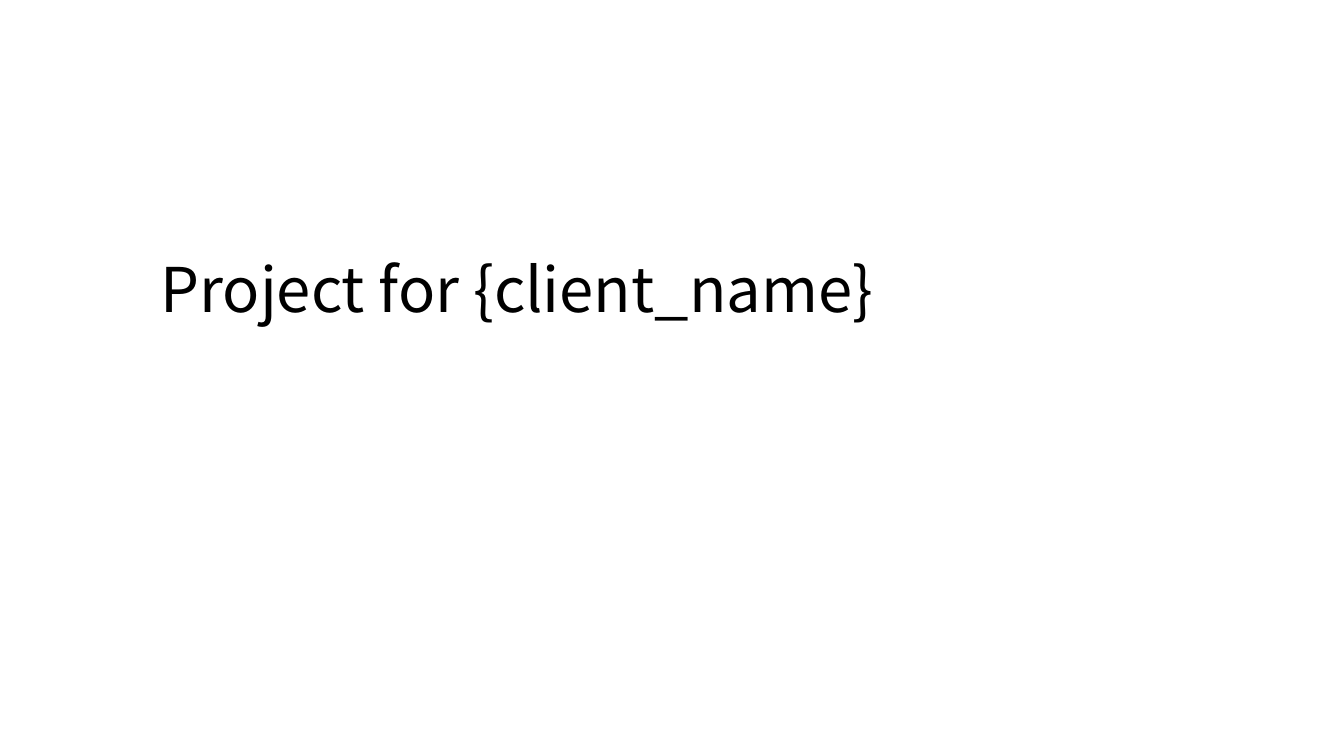
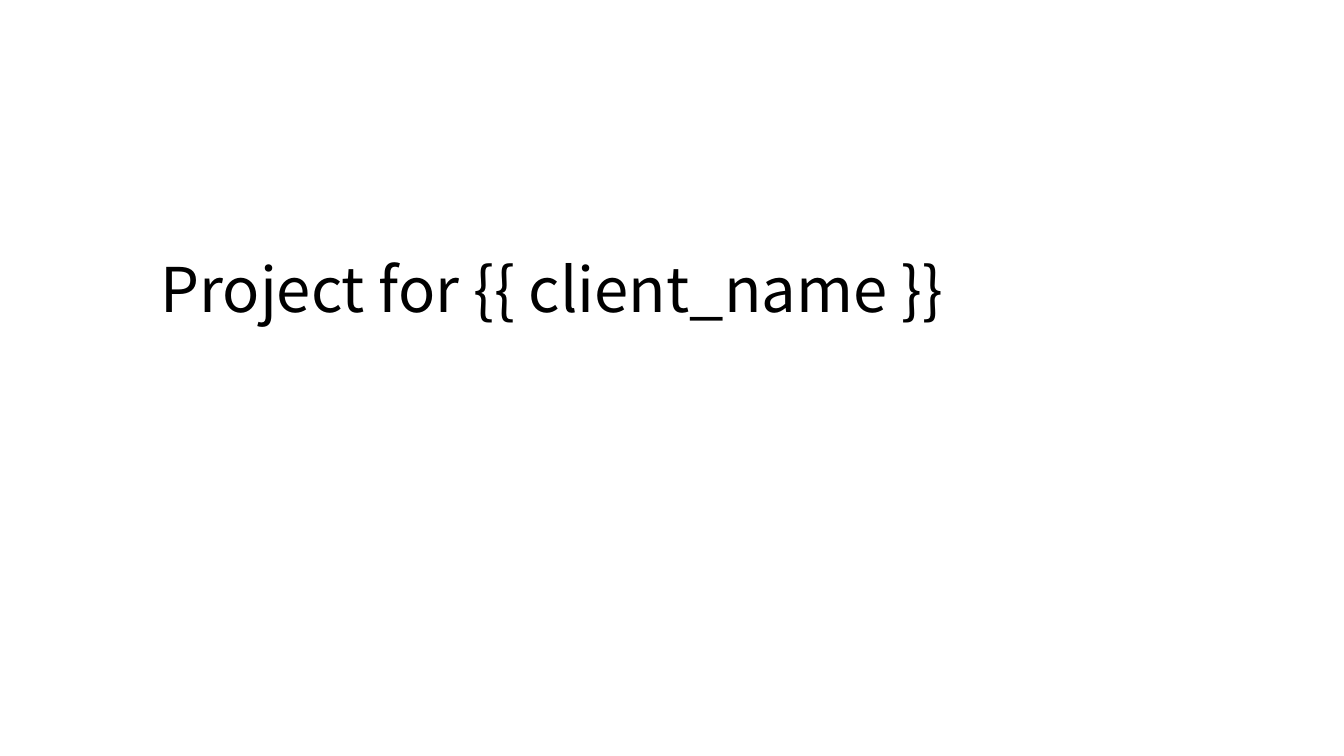
Before and after one commit to idesys-dev/idesys-erp-server, a slide deck: slide 1 of data/templates/pp.pptx. Drawn at 1344x756 pixels with LibreOffice and Linux fonts; fonts in the diff are those of the drawing. Boxes give left, top, right and bottom in pixels: in the first picture for what was removed or moved away, otherwise in the second. Text is boxed around its words. In the diff, an @@ line names an element or a change of style, - is before the commit and + after.

Commit message:
Fix pptx render

```diff
--- a/data/templates/pp.pptx
+++ b/data/templates/pp.pptx
@@ text at (160,262,888,327): text changed @@
-Project for {client_name}
+Project for {{ client_name }}
```
Also in this commit, not shown: 1 other file.
